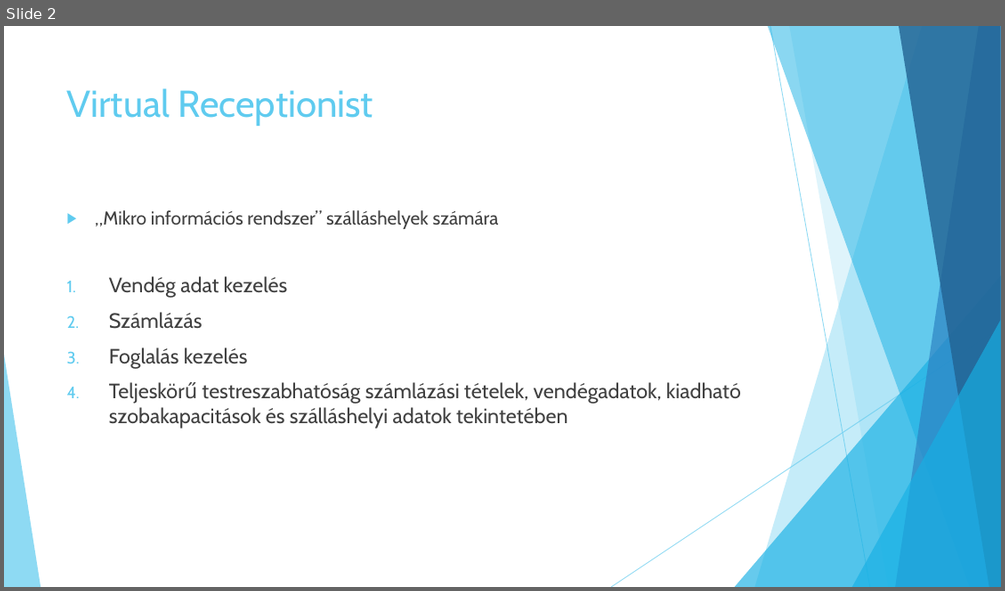
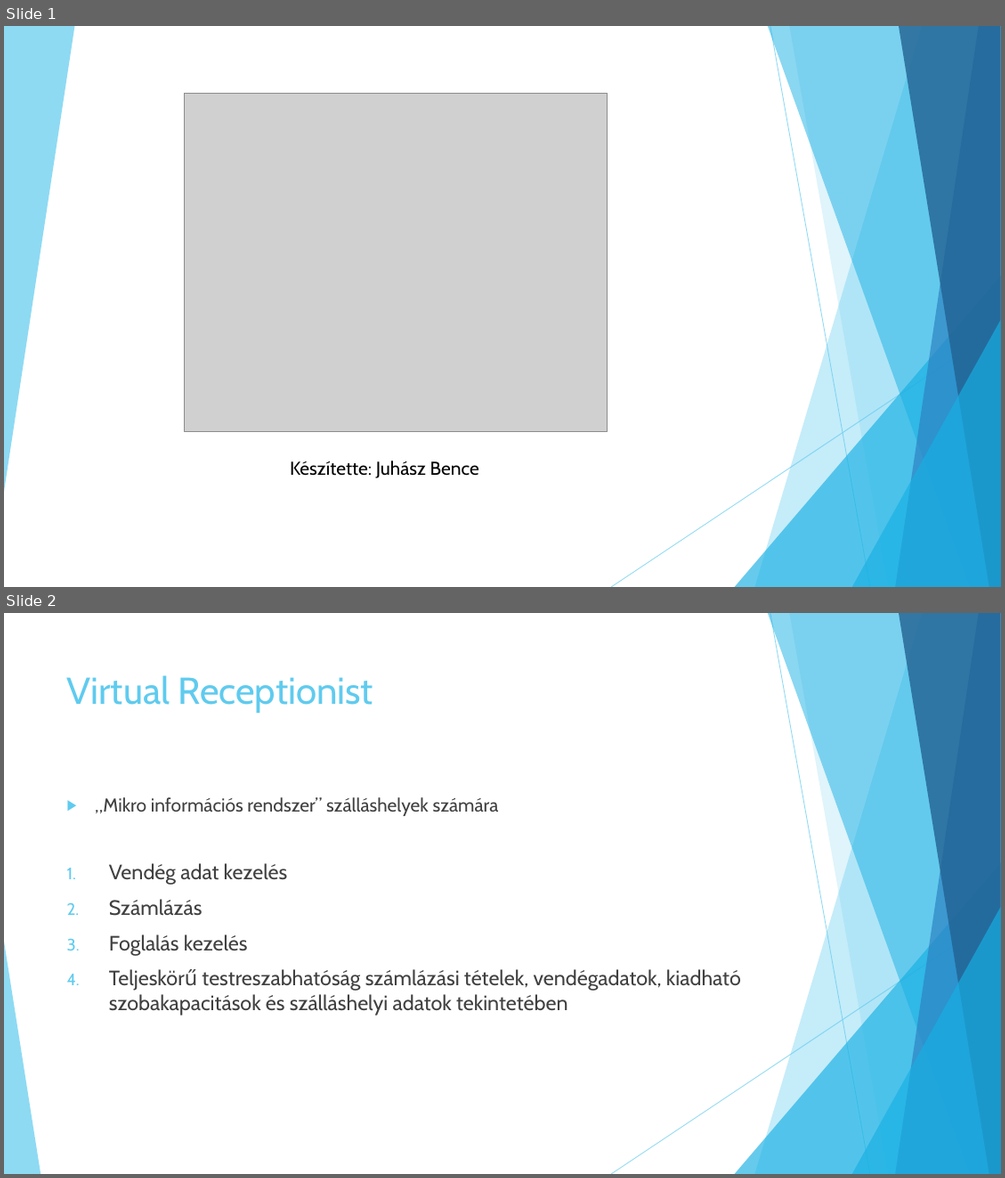
Before and after one commit to jbence1994/Virtual-Receptionist-projection, a slide deck: documentation/VR.pptx. Shown one above the other, each under a label of ours: slide 2 before the commit, slides 1 and 2 after it. The pictures are 1005x591 and 1005x1178 pixels, drawn with LibreOffice and Linux fonts; fonts in the diff are those of the drawing; grey boxes stand for pictures. Boxes give left, top, right and bottom in pixels: in the first picture for what was removed or moved away, otherwise in the second. Text is boxed around its words. In the diff, an @@ line names an element or a change of style, - is before the commit and + after.

```diff
--- a/documentation/VR.pptx
+++ b/documentation/VR.pptx
@@ slide 1 added at (4,26,1001,587), background #FFFFFF; not listed: 9 template elements that a slide beside it also shows @@
@@ freeform shape added at (4,26,74,491), fill #5FCBEF at 70% opacity @@
@@ picture added at (184,94,607,431) @@
@@ text added at (290,460,479,478), 18 pt, text #000000 @@
+Készítette: Juhász Bence
```
Also in this commit, not shown: 1 slide changed, 2 slides removed.
